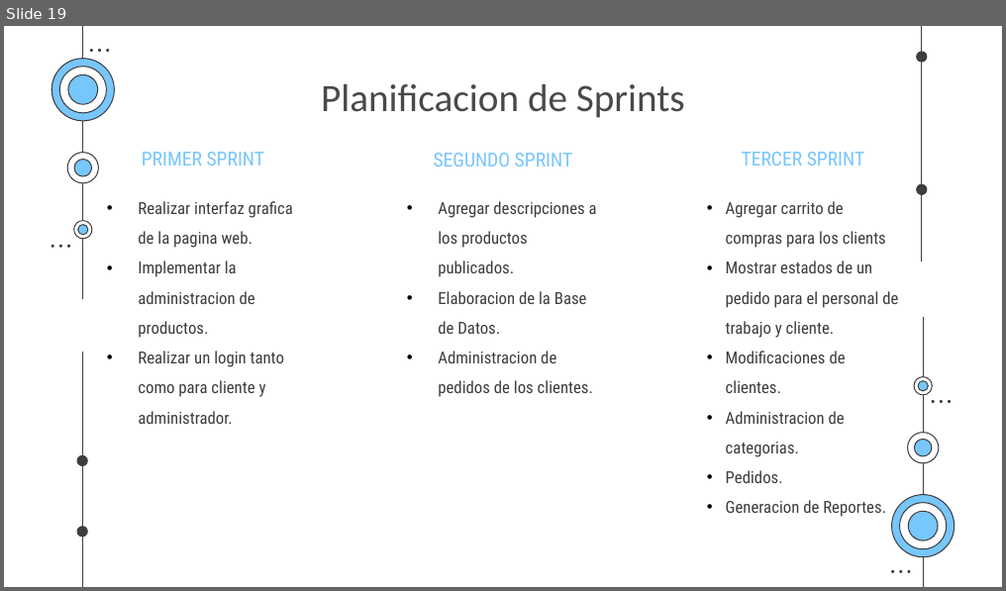
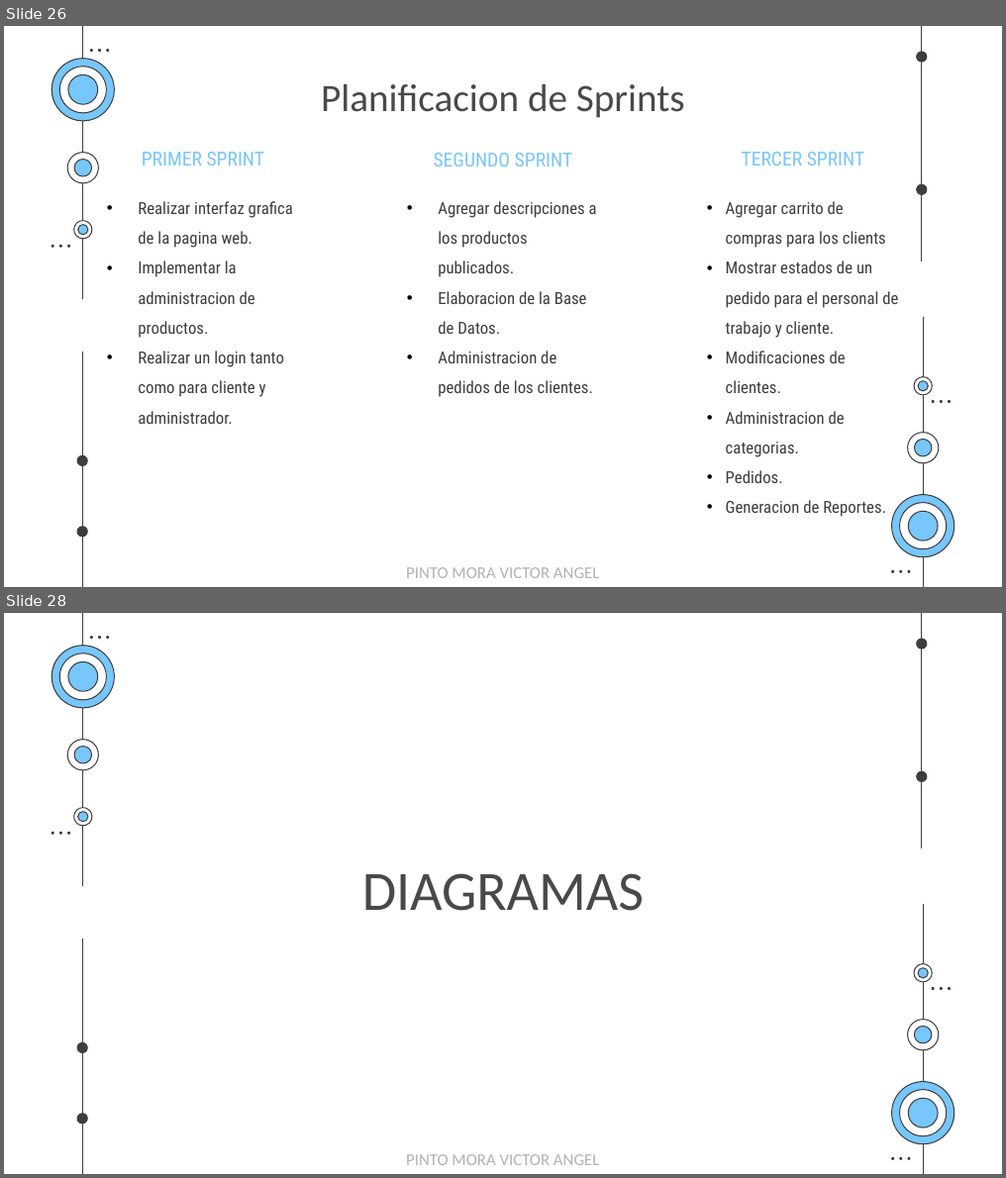
Before and after one commit to EgCooper/Mxt-Technology, a slide deck: Documentacion/Mxt-Technology Presentacion.pptx. Shown one above the other, each under a label of ours: slide 19 before the commit, slides 26 and 28 after it; the slides between them are not shown. The pictures are 1006x591 and 1006x1178 pixels, drawn with LibreOffice and Linux fonts; fonts in the diff are those of the drawing. Boxes give left, top, right and bottom in pixels: in the first picture for what was removed or moved away, otherwise in the second. Text is boxed around its words. In the diff, an @@ line names an element or a change of style, - is before the commit and + after.

```diff
--- a/Documentacion/Mxt-Technology Presentacion.pptx
+++ b/Documentacion/Mxt-Technology Presentacion.pptx
@@ slide 28 added at (4,613,1002,1174), background #FFFFFF; not listed: 48 template elements that a slide beside it also shows @@
@@ title added at (362,873,644,911), 40 pt, text #494949 @@
+DIAGRAMAS
@@ text added at (406,1155,599,1165), 12 pt, text #B2B2B2 @@
+PINTO MORA VICTOR ANGEL
@@ what was slide 19 is now slide 26 @@
@@ slide 26 changed as well @@
@@ text added at (406,568,599,578), 12 pt, text #B2B2B2 @@
+PINTO MORA VICTOR ANGEL
```
Also in this commit, not shown: 35 other slides changed, 9 other slides added, 2 slides removed, 1 other file.
